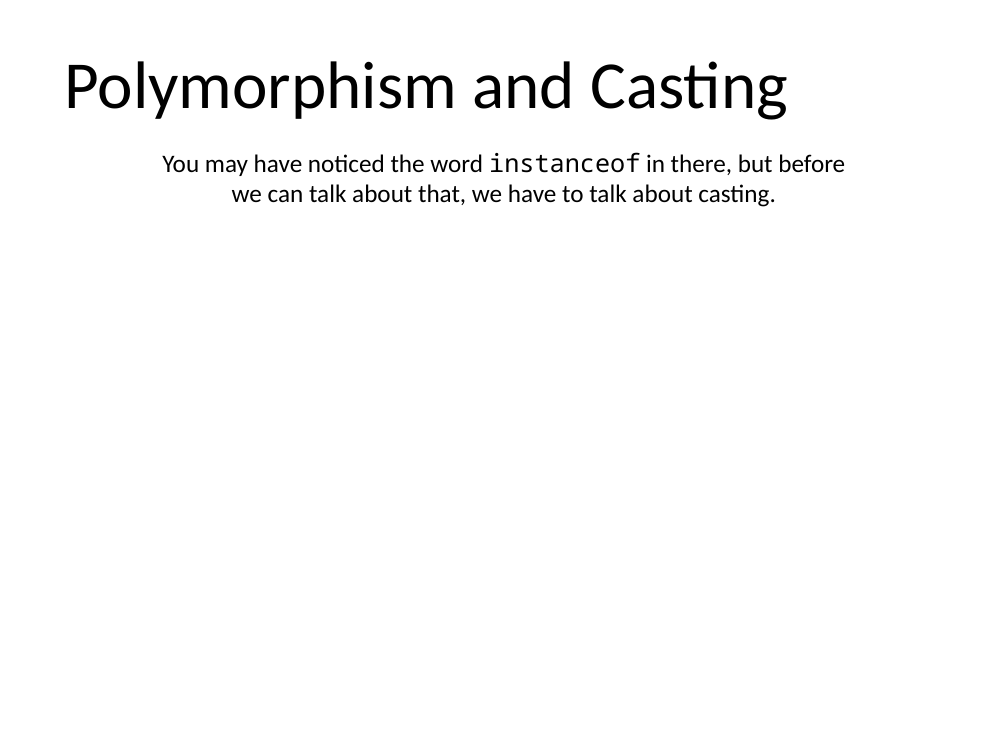
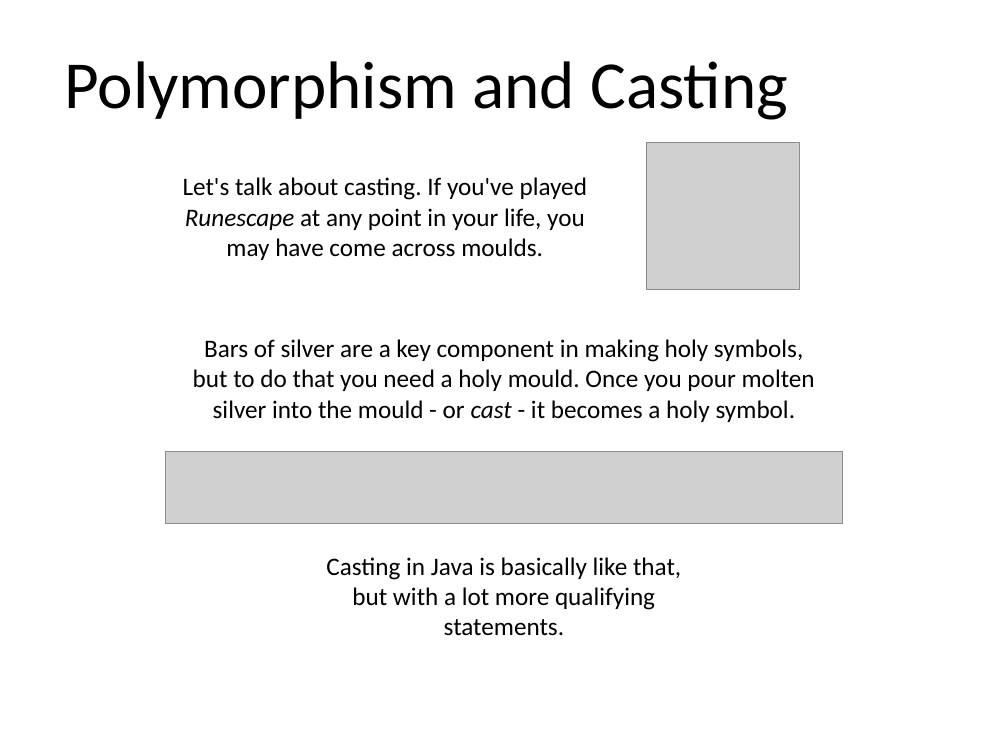
Before and after one commit to Chances-1/Swerve, a slide deck: slide 6 of Java_Class_30th_Nov.pptx. Drawn at 1008x756 pixels with LibreOffice and Linux fonts; fonts in the diff are those of the drawing; grey boxes stand for pictures. Boxes give left, top, right and bottom in pixels: in the first picture for what was removed or moved away, otherwise in the second. Text is boxed around its words. In the diff, an @@ line names an element or a change of style, - is before the commit and + after.

```diff
--- a/Java_Class_30th_Nov.pptx
+++ b/Java_Class_30th_Nov.pptx
@@ picture added at [647, 143, 799, 290] @@
@@ text removed at [162, 152, 845, 207] @@
-You may have noticed the word instanceof in there, but before we can talk about that, we have to talk about casting.
@@ text added at [183, 177, 587, 260], 18 pt, text #000000 @@
+Let's talk about casting. If you've played Runescape at any point in your life, you may have come across moulds.
@@ text added at [193, 339, 815, 422], 18 pt, text #000000 @@
+Bars of silver are a key component in making holy symbols, but to do that you need a holy mould. Once you pour molten silver into the mould - or cast - it becomes a holy symbol.
@@ picture added at [165, 451, 843, 523] @@
@@ text added at [326, 557, 681, 636], 18 pt, text #000000 @@
+Casting in Java is basically like that, but with a lot more qualifying statements.
```
Also in this commit, not shown: 1 other slide changed, 2 slides added, 1 slide removed.
